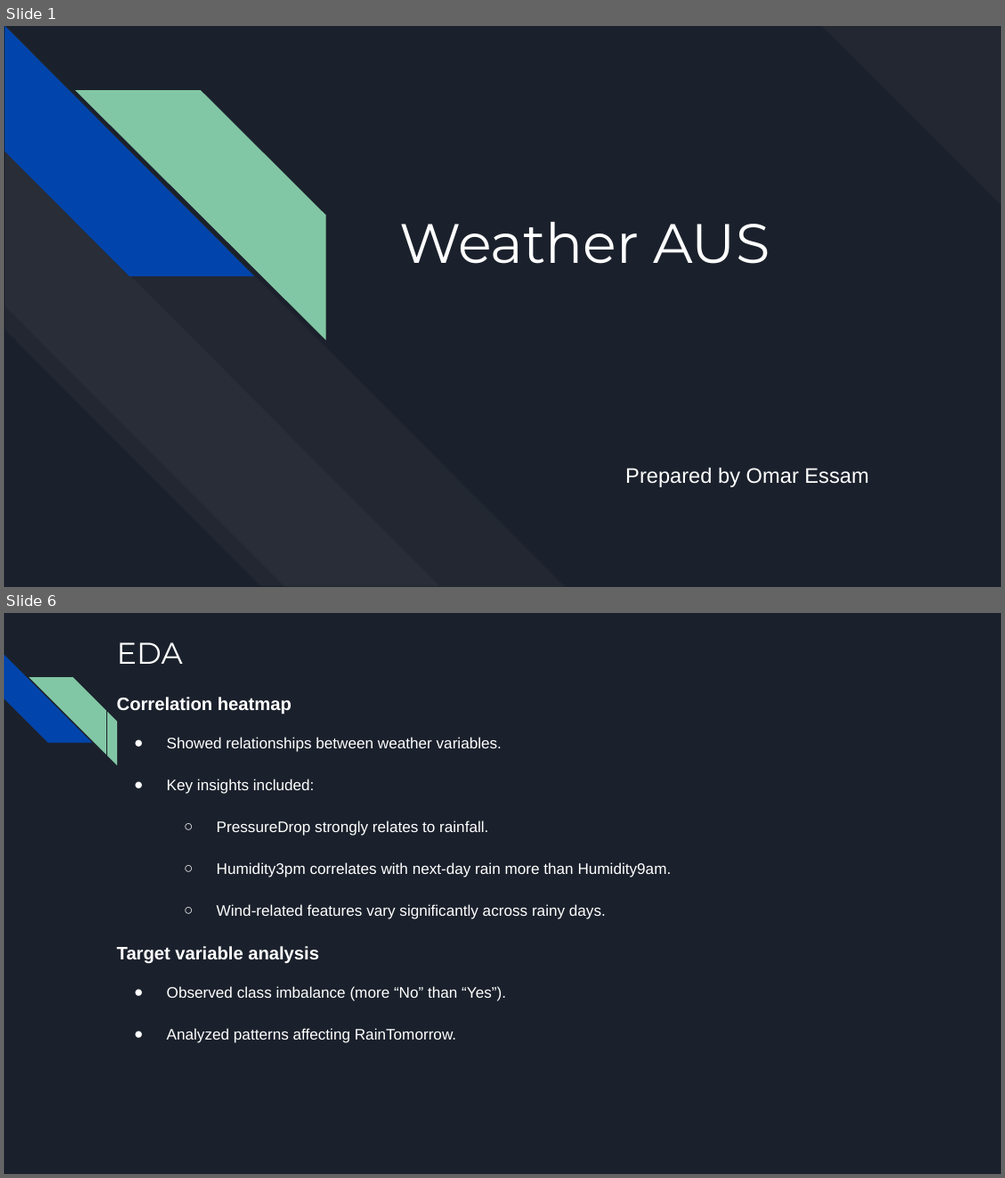
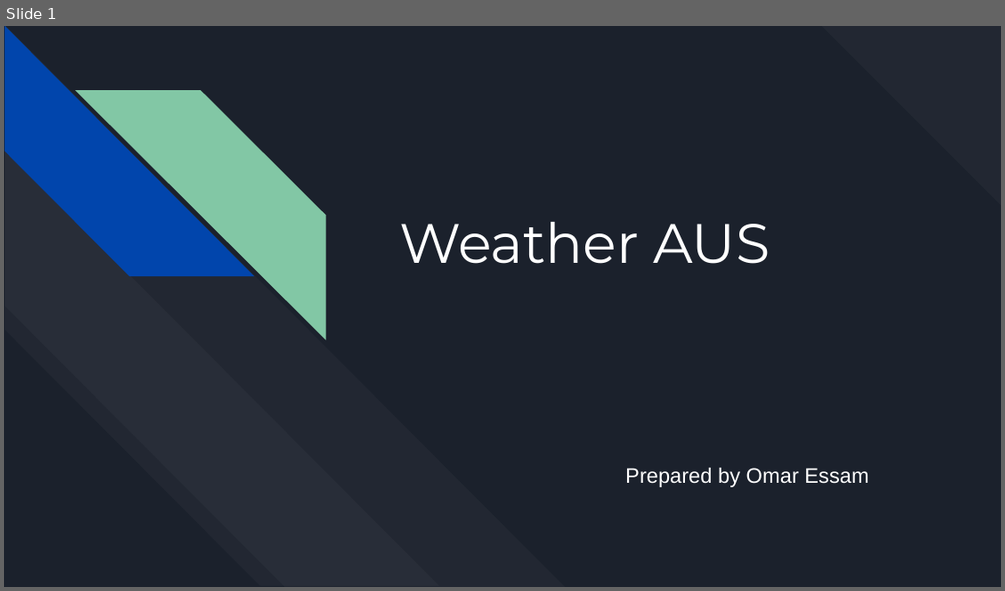
Before and after one commit to OmarEssam-20/weather-aus, a slide deck: WeatherAUS.pptx. Shown one above the other, each under a label of ours: slides 1 and 6 before the commit, slide 1 after it; the slides between them are not shown. The pictures are 1005x1178 and 1005x591 pixels, drawn with LibreOffice and Linux fonts; fonts in the diff are those of the drawing. Boxes give left, top, right and bottom in pixels: in the first picture for what was removed or moved away, otherwise in the second. Text is boxed around its words. In the diff, an @@ line names an element or a change of style, - is before the commit and + after.

```diff
--- a/WeatherAUS.pptx
+++ b/WeatherAUS.pptx
@@ slide 6 removed at (4,613,1001,1174), background #1B212C @@
@@ diag stripe removed at (4,655,92,743) @@
@@ title removed at (117,642,183,664) @@
-EDA
@@ diag stripe removed at (29,677,117,764) @@
@@ text removed at (106,679,973,1161) @@
-Correlation heatmap
-● Showed relationships between weather variables.
-● Key insights included:
-  ○ PressureDrop strongly relates to rainfall.
-  ○ Humidity3pm correlates with next-day rain more than Humidity9am.
-  ○ Wind-related features vary significantly across rainy days.
-Target variable analysis
-● Observed class imbalance (more “No” than “Yes”).
-● Analyzed patterns affecting RainTomorrow.
```
Also in this commit, not shown: 3 slides changed, 25 slides added, 2 other slides removed.
